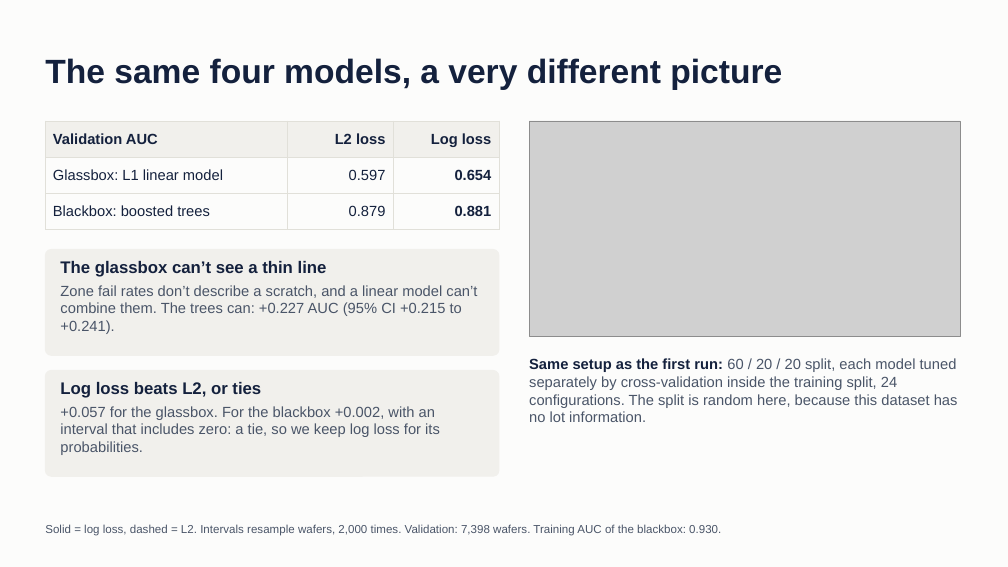
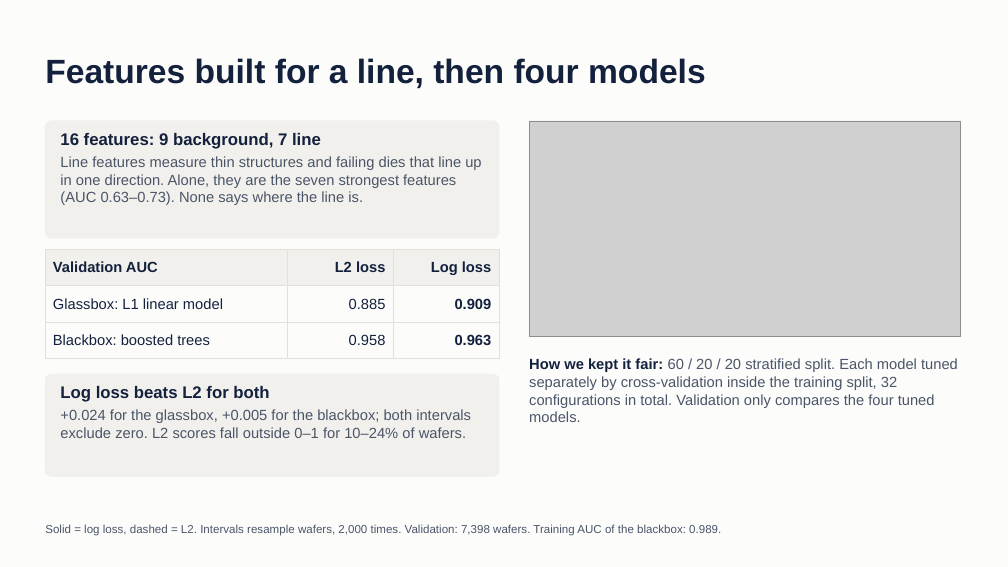
Before and after one commit to Ananya8576/dba5106-proj2, a slide deck: slide 2 of slides/Project2_Scratch_Detection.pptx. Drawn at 1008x567 pixels with LibreOffice and Linux fonts; fonts in the diff are those of the drawing; grey boxes stand for pictures. Boxes give left, top, right and bottom in pixels: in the first picture for what was removed or moved away, otherwise in the second. Text is boxed around its words. In the diff, an @@ line names an element or a change of style, - is before the commit and + after.

```diff
--- a/slides/Project2_Scratch_Detection.pptx
+++ b/slides/Project2_Scratch_Detection.pptx
@@ title at bbox=[45, 58, 706, 89]: text changed @@
-The same four models, a very different picture
+Features built for a line, then four models
@@ rounded rectangle at bbox=[45, 121, 499, 238]: proportions changed @@
@@ rounded rectangle: place and size @@
-rounded rectangle at bbox=[45, 250, 499, 355]
+rounded rectangle at bbox=[45, 121, 499, 238]
@@ text added at bbox=[60, 133, 481, 205], 14 pt, text #4A5568 @@
+16 features: 9 background, 7 line
+Line features measure thin structures and failing dies that line up in one direction. Alone, they are the seven strongest features (AUC 0.63–0.73). None says where the line is.
@@ table at bbox=[45, 250, 499, 349] @@
-row 2, column 2: 0.597
+row 2, column 2: 0.885
-row 2, column 3: 0.654
+row 2, column 3: 0.909
-row 3, column 2: 0.879
+row 3, column 2: 0.958
-row 3, column 3: 0.881
+row 3, column 3: 0.963
@@ table: place and size @@
-table at bbox=[45, 121, 499, 220]
+table at bbox=[45, 250, 499, 349]
@@ text removed at bbox=[60, 261, 477, 334] @@
-The glassbox can’t see a thin line
-Zone fail rates don’t describe a scratch, and a linear model can’t combine them. The trees can: +0.227 AUC (95% CI +0.215 to +0.241).
@@ text at bbox=[529, 358, 958, 422]: text changed @@
-Same setup as the first run: 60 / 20 / 20 split, each model tuned separately by cross-validation inside the training split, 24 configurations. The split is random here, because this dataset has no lot information.
+How we kept it fair: 60 / 20 / 20 stratified split. Each model tuned separately by cross-validation inside the training split, 32 configurations in total. Validation only compares the four tuned models.
@@ rounded rectangle at bbox=[45, 374, 499, 476]: proportions changed @@
@@ text at bbox=[60, 386, 471, 438]: text changed @@
-Log loss beats L2, or ties
-+0.057 for the glassbox. For the blackbox +0.002, with an interval that includes zero: a tie, so we keep log loss for its probabilities.
+Log loss beats L2 for both
++0.024 for the glassbox, +0.005 for the blackbox; both intervals exclude zero. L2 scores fall outside 0–1 for 10–24% of wafers.
@@ text at bbox=[45, 524, 721, 536]: text changed @@
-Solid = log loss, dashed = L2. Intervals resample wafers, 2,000 times. Validation: 7,398 wafers. Training AUC of the blackbox: 0.930.
+Solid = log loss, dashed = L2. Intervals resample wafers, 2,000 times. Validation: 7,398 wafers. Training AUC of the blackbox: 0.989.
```
Also in this commit, not shown: 4 other slides changed, 1 slide added, 1 slide removed, 36 other files.
